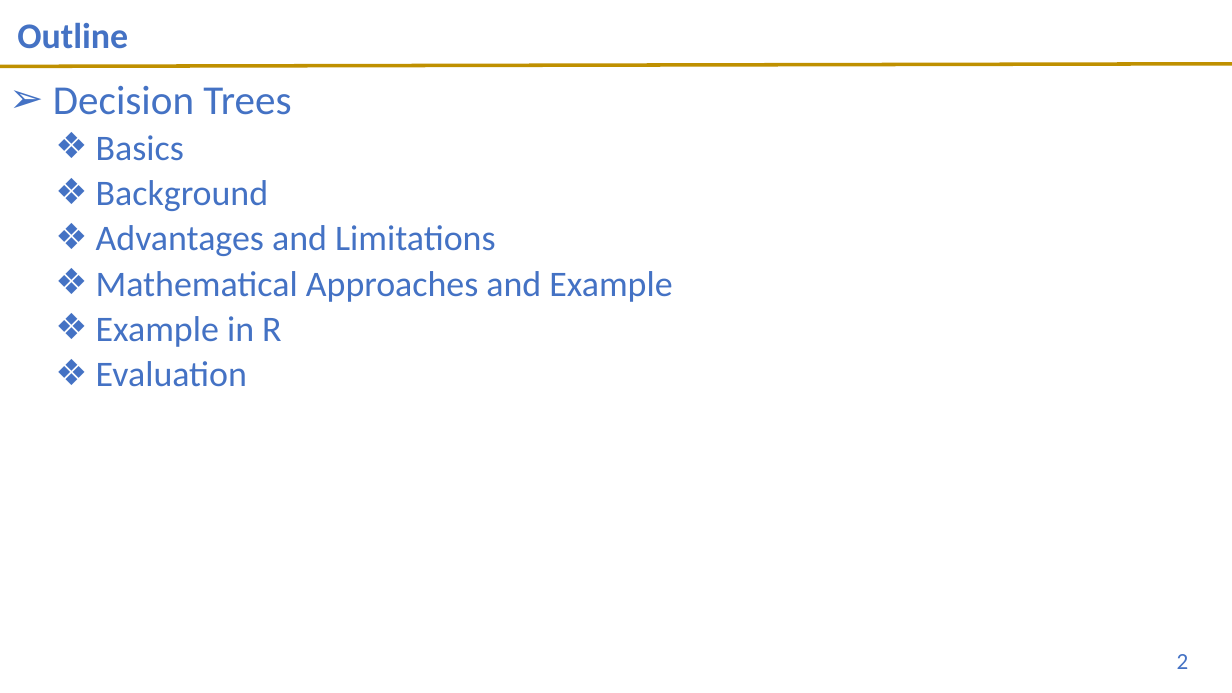
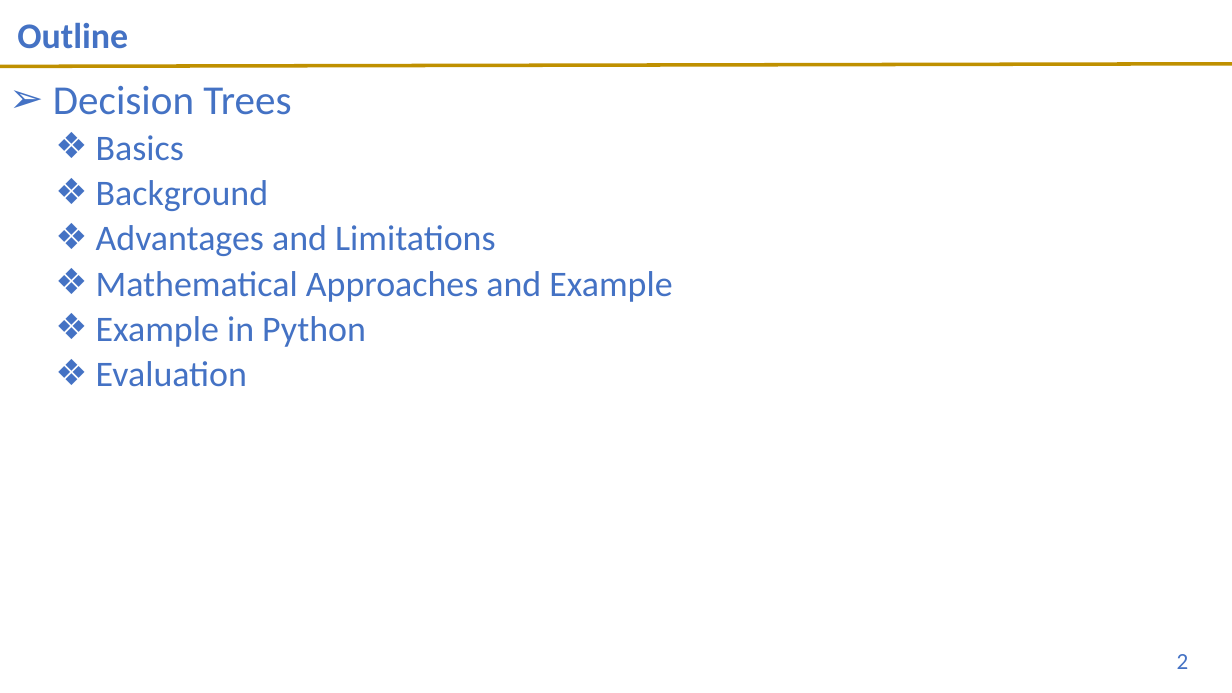
Before and after one commit to stefregalia/DS-3021, a slide deck: slide 2 of 08_DT_Class/Decision_Trees_3.24.22.pptx. Drawn at 1232x693 pixels with LibreOffice and Linux fonts; fonts in the diff are those of the drawing; background and template pictures are left out. Boxes give left, top, right and bottom in pixels: in the first picture for what was removed or moved away, otherwise in the second. Text is boxed around its words. In the diff, an @@ line names an element or a change of style, - is before the commit and + after.

```diff
--- a/08_DT_Class/Decision_Trees_3.24.22.pptx
+++ b/08_DT_Class/Decision_Trees_3.24.22.pptx
@@ text at (x1=96, y1=316, x2=366, y2=347): text changed @@
-  ❖ Example in R
+  ❖ Example in Python
```
Also in this commit, not shown: 3 other slides changed, 1 other file.
